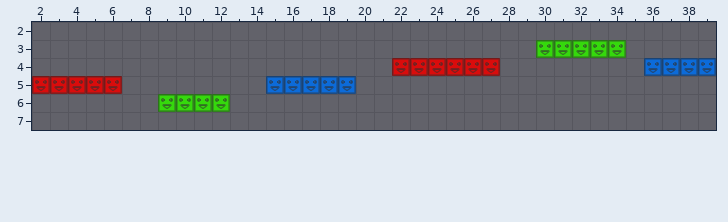
Tiled map -- core/assets/maps/level8.tmx. Above: the version before the commit.
Cells are 32x32 px. Shown: x 2..39, y 2..7.
After the commit:
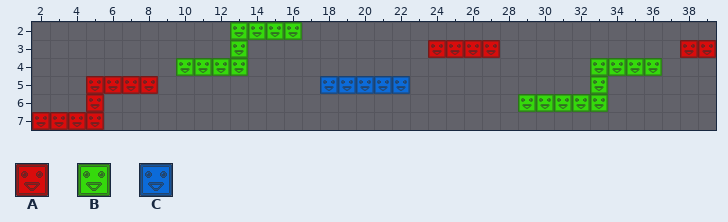
Key: from "blocks": A 0, B 1, C 2.
_ is an empty cell, . an unchanged one.
What changed:
--- layer "red"
@@ x 2..39 @@
-3 ......................____..........__
-4 ....................AAAAAA............
-5 AAA..__...............................
-6 ..._..................................
-7 ____..................................
+3 ......................AAAA..........AA
+4 ....................______............
+5 ___..AA...............................
+6 ...A..................................
+7 AAAA..................................
--- layer "green"
@@ x 9..36 @@
-2 ....____....................
-3 ...._................BBBBB..
-4 .____...................____
-5 ........................_...
-6 BBBB................_____...
+2 ....BBBB....................
+3 ....B................_____..
+4 .BBBB...................BBBB
+5 ........................B...
+6 ____................BBBBB...
--- layer "blue"
@@ x 15..39 @@
-4 .....................CCCC
-5 CCC..___.................
+4 .....................____
+5 ___..CCC.................
Changed places in both pictures, as pixel boxes (x1, y1, x2, y2):
added: (176, 22, 302, 76)
changed: (356, 40, 500, 94)
changed: (518, 40, 716, 112)
changed: (32, 76, 104, 130)
changed: (122, 76, 230, 112)
removed: (266, 76, 320, 94)
